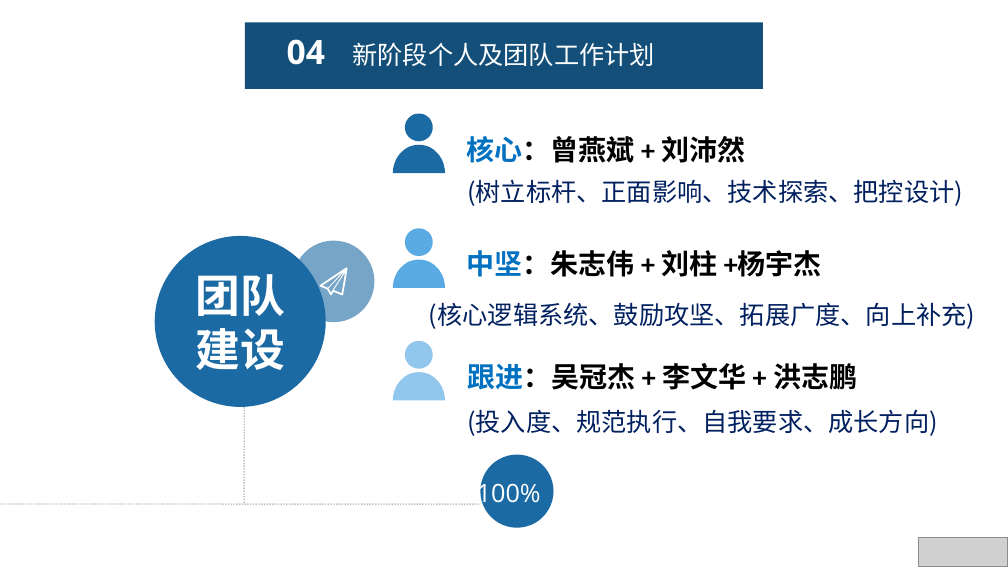
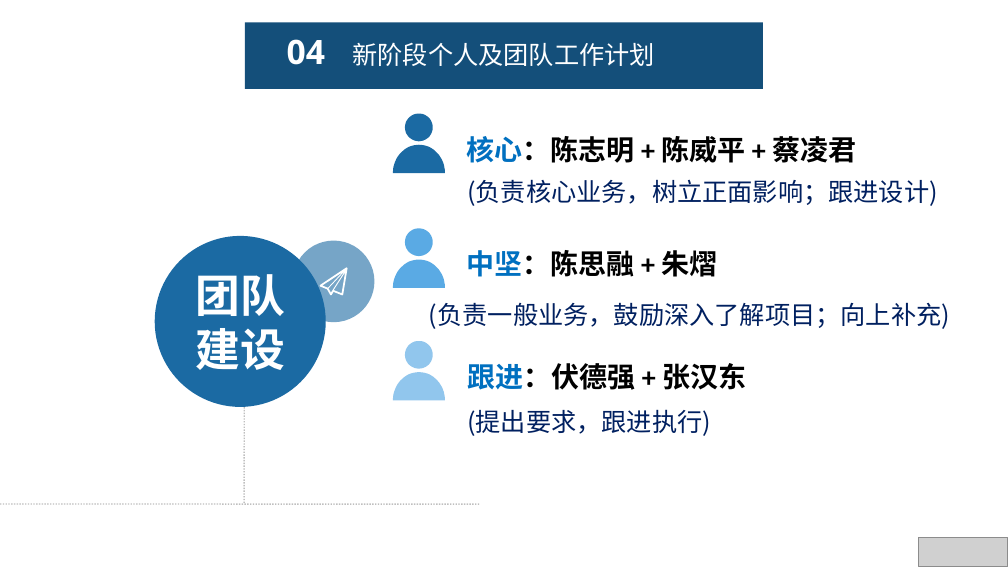
Before and after one commit to fengyuyu/world_rpg, a slide deck: slide 15 of 陈国锋-述职报告 .pptx (slide 17 before the commit). Drawn at 1008x567 pixels with LibreOffice and Linux fonts; fonts in the diff are those of the drawing; grey boxes stand for pictures. Boxes give left, top, right and bottom in pixels: in the first picture for what was removed or moved away, otherwise in the second. Text is boxed around its words. In the diff, an @@ line names an element or a change of style, - is before the commit and + after.

```diff
--- a/陈国锋-述职报告 .pptx
+++ b/陈国锋-述职报告 .pptx
@@ text at [466, 136, 856, 163]: text changed @@
-核心：曾燕斌 + 刘沛然
+核心：陈志明 + 陈威平 + 蔡凌君
@@ text at [467, 179, 938, 206]: text changed @@
-(树立标杆、正面影响、技术探索、把控设计)
+(负责核心业务，树立正面影响；跟进设计)
@@ text at [466, 250, 717, 277]: text changed @@
-中坚：朱志伟 + 刘柱 +杨宇杰
+中坚：陈思融 + 朱熠
@@ text at [429, 302, 950, 329]: text changed @@
-(核心逻辑系统、鼓励攻坚、拓展广度、向上补充)
+(负责一般业务，鼓励深入了解项目；向上补充)
@@ text at [467, 363, 746, 390]: text changed @@
-跟进：吴冠杰 + 李文华 + 洪志鹏
+跟进：伏德强 + 张汉东
@@ text at [467, 409, 711, 436]: text changed @@
-(投入度、规范执行、自我要求、成长方向)
+(提出要求，跟进执行)
@@ text removed at [477, 479, 541, 509] @@
-100%
@@ ellipse removed at [481, 455, 554, 528] @@
```
Also in this commit, not shown: 3 other slides changed, 2 slides removed.
